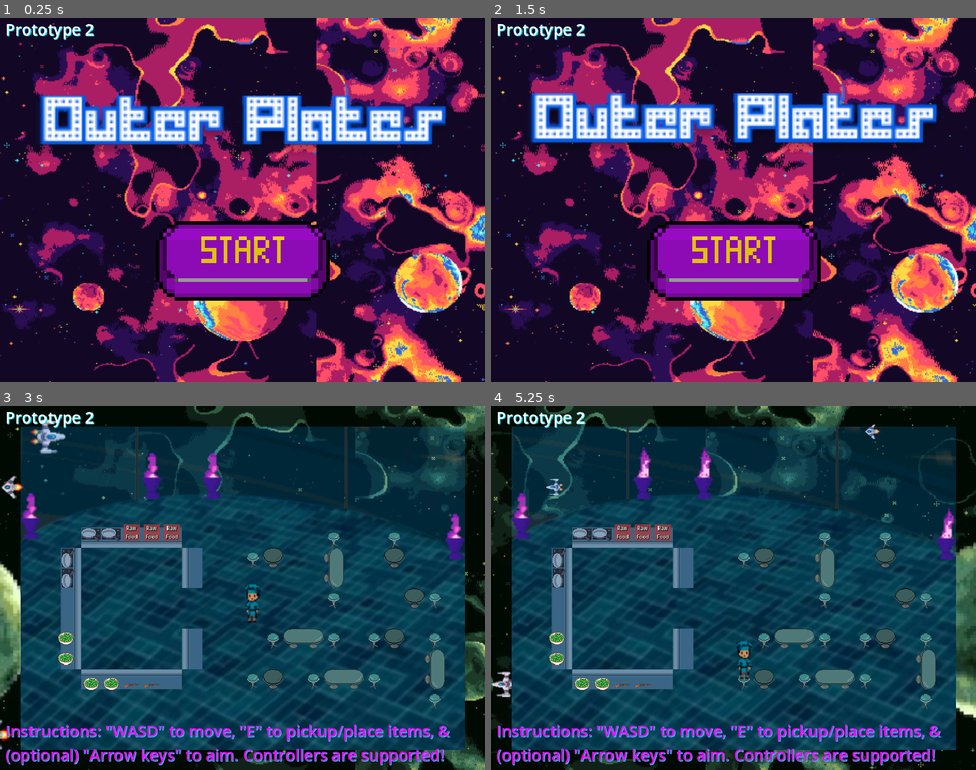
Above: before the commit, frames 1-4 (two rows, left to right).
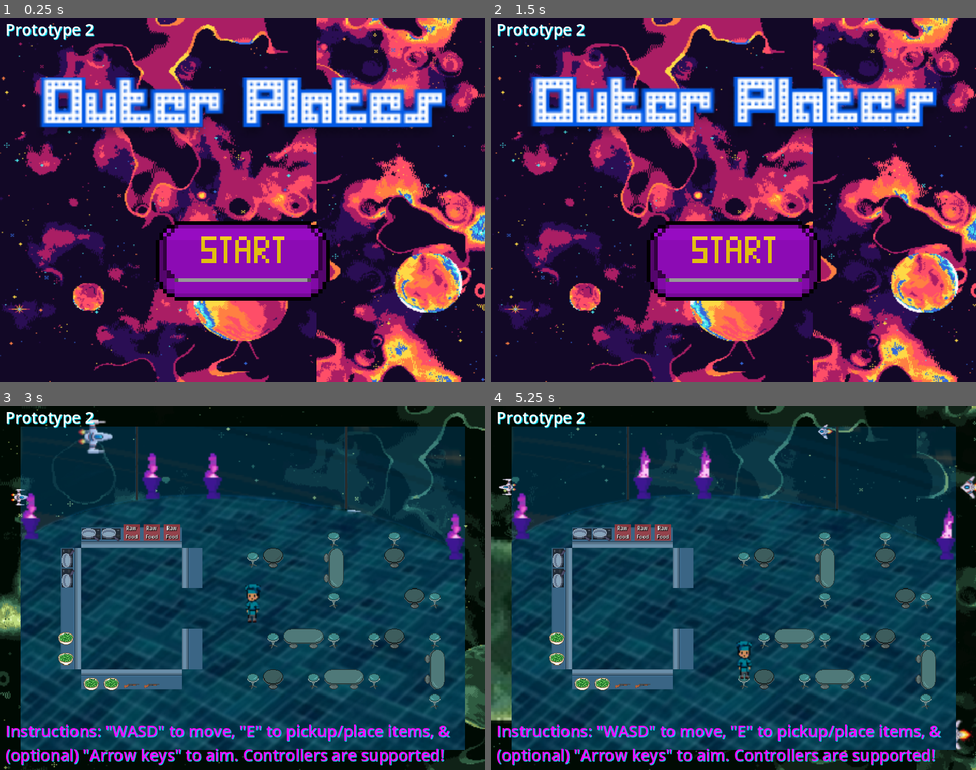
Above: after the commit, the same moments.

Repository: Alexander-Worley/Outer-Plates
Game: Godot game, scene res://Scenes/MainMenu/mainMenu.tscn
The game is run twice, just before and just after one commit, with the same random seed, the same clock (stepped at 60 frames per second) and the same inputs.
Inputs (mouse positions are in pixels of both pictures, inside the frame that each line leads up to):
- Up to frame 1 (0.25 s): no input
- Up to frame 2 (1.5 s): click (733, 261) at 0.5 s; click "Main Menu" at 1.25 s
- Up to frame 3 (3 s): click (242, 649) at 2 s; click "Main Restaurant" at 2.75 s
- Up to frame 4 (5.25 s): hold Right (face_right) 3.53-4.28 s; hold E (pickup) 3.53-4.28 s; hold S (down) 4.28-5.03 s; tap E (pickup) at 4.35 s; hold Right (face_right) from 5.03 s (still down); hold E (pickup) from 5.03 s (still down)

The runs differ from the first frame. In frame 1, 11% of the frame differs, in the area x 8-92%, y 16-37%; in frame 2, 11%; in frame 3, 6.9%; in frame 4, 9.3%.

Commit message:
Added a rotating alien to the background

Diff:
--- a/Scenes/Background/background.gd
+++ b/Scenes/Background/background.gd
@@ -5,7 +5,7 @@
 const LOGO_AMPLITUDE: float = 20.0
 const LOGO_FREQUENCY: float = 2.0
 const LOGO_DEFAULT_POSITION = Vector2(384, 160)
-var time: float = 0
+var time: float = 300
 const BG_TEXTURES = {
 	"Main Menu": preload("res://Assets/BGs/mainMenuBG.png"),
 	"Green Planet": preload("res://Assets/BGs/greenPlanetBG.png"),
@@ -31,16 +31,21 @@
 	backgroundTexture.texture = BG_TEXTURES[Planet]
 	logo.texture = LOGO_SPRITES[Planet]
 	dinerTexture.texture = DINER_TEXTURES[Planet]
+	# If on Main Menu
 	if !Engine.is_editor_hint() and Planet == "Main Menu":
-		print(Planet)
+		$RotateLeft.queue_free()
 		$FlyLeft.queue_free()
 		$FlyRight.queue_free()
 
 func _process(delta):
 	scroll_offset.x -= SCROLL_SPEED * delta
+	time += delta * LOGO_FREQUENCY
 	if logo.texture:
-		time += delta * LOGO_FREQUENCY
 		logo.position = LOGO_DEFAULT_POSITION + Vector2(0, sin(time) * LOGO_AMPLITUDE)
+	if Planet != "Main Menu":
+		var sprites = $RotateLeft.get_children()
+		for sprite in sprites:
+			sprite.rotation = -time
 
 func _physics_process(_delta):
 	# Update textures in the editor interface
--- a/Scenes/Background/background.tscn
+++ b/Scenes/Background/background.tscn
@@ -1,10 +1,15 @@
-[gd_scene load_steps=9 format=3 uid="uid://c25l7bpom1gm4"]
+[gd_scene load_steps=11 format=3 uid="uid://c25l7bpom1gm4"]
 
 [ext_resource type="Texture2D" uid="uid://b2vslko42kst5" path="res://Assets/BGs/mainMenuBG.png" id="1_2gtax"]
 [ext_resource type="Script" path="res://Scenes/Background/background.gd" id="1_sqvij"]
+[ext_resource type="Texture2D" uid="uid://cfky5qwj6umiq" path="res://Assets/Characters/Customers/alien-customer-spritesheets.png" id="3_i7whd"]
 [ext_resource type="Texture2D" uid="uid://bxqrrr2jelsf5" path="res://Assets/UI/outer-plates-logo.png" id="3_o71y2"]
 [ext_resource type="Texture2D" uid="uid://c3kbuyj3uucdi" path="res://Assets/Environment/Ambiance/ship-1.png" id="3_sb0hm"]
 [ext_resource type="Texture2D" uid="uid://cbcxfo8nf0jha" path="res://Assets/Environment/Ambiance/ship-2.png" id="4_rfdc0"]
+
+[sub_resource type="AtlasTexture" id="AtlasTexture_sdyu7"]
+atlas = ExtResource("3_i7whd")
+region = Rect2(0, 10, 32, 18)
 
 [sub_resource type="RectangleShape2D" id="RectangleShape2D_5t4l2"]
 size = Vector2(10, 336)
@@ -16,7 +21,7 @@
 size = Vector2(704, 4)
 
 [node name="Background" type="ParallaxBackground"]
-scroll_offset = Vector2(-372419, 0)
+scroll_offset = Vector2(-488109, 0)
 script = ExtResource("1_sqvij")
 
 [node name="BG" type="ParallaxLayer" parent="."]
@@ -26,6 +31,15 @@
 position = Vector2(576, 288)
 scale = Vector2(1.8, 1.6)
 texture = ExtResource("1_2gtax")
+
+[node name="RotateLeft" type="ParallaxLayer" parent="."]
+motion_scale = Vector2(0.75, 1)
+motion_mirroring = Vector2(2304, 2.08165e-12)
+
+[node name="Slug1" type="Sprite2D" parent="RotateLeft"]
+position = Vector2(896, 64)
+scale = Vector2(3, 3)
+texture = SubResource("AtlasTexture_sdyu7")
 
 [node name="FlyLeft" type="ParallaxLayer" parent="."]
 motion_scale = Vector2(1.5, 1)
@@ -104,7 +118,7 @@
 texture = ExtResource("4_rfdc0")
 
 [node name="Logo" type="Sprite2D" parent="."]
-position = Vector2(384, 177.776)
+position = Vector2(384, 156.183)
 scale = Vector2(3, 3)
 texture = ExtResource("3_o71y2")
 
--- a/Scenes/Restaurant/restaurant.tscn
+++ b/Scenes/Restaurant/restaurant.tscn
@@ -17,7 +17,7 @@
 [node name="Environment" type="Node2D" parent="."]
 
 [node name="Background" parent="Environment" instance=ExtResource("1_t7iru")]
-scroll_offset = Vector2(-385341, 0)
+scroll_offset = Vector2(-411503, 0)
 Planet = "Green Planet"
 
 [node name="Prototype 2" type="Label" parent="Environment/Background"]
